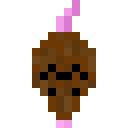
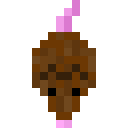
Revision of a layered 128 × 128 image; what changed, layer by layer:
painted on "Face" over <box>40,64,88,80</box>
